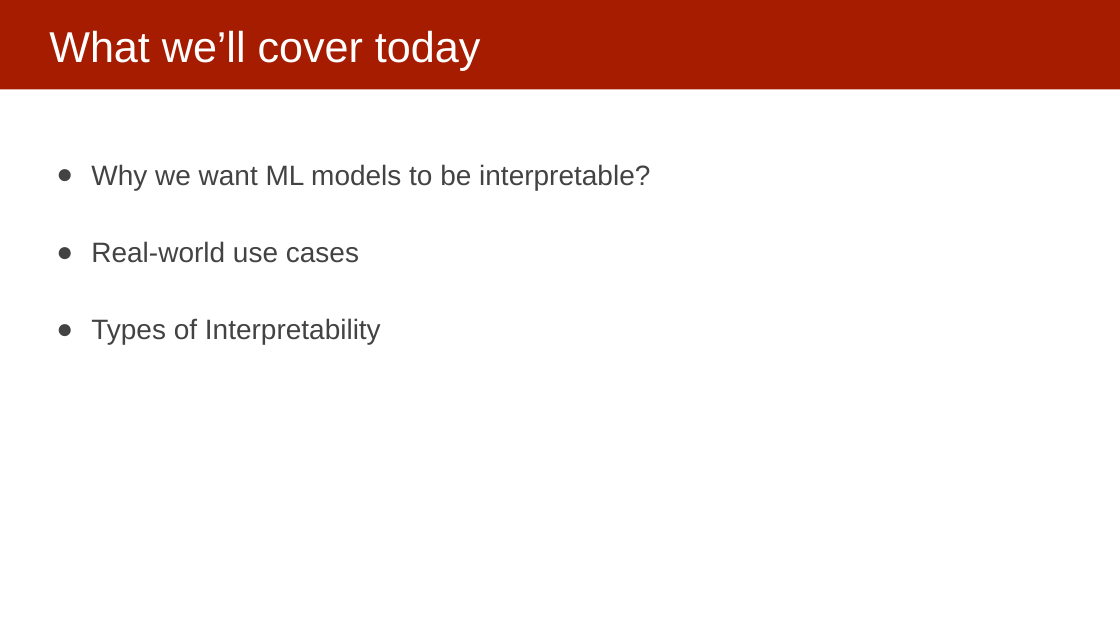
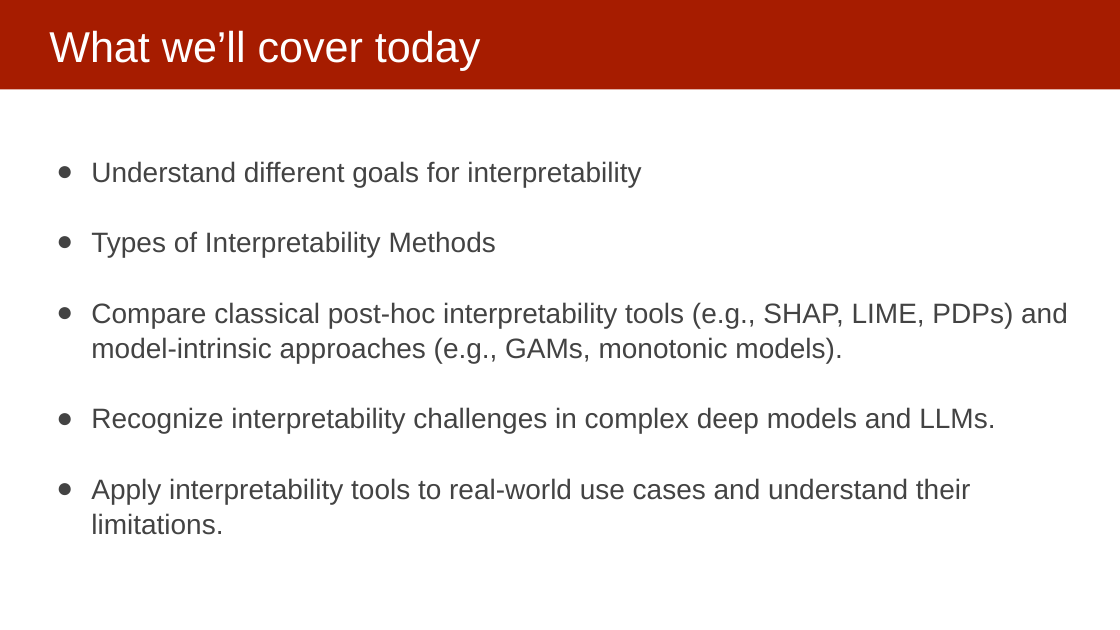
Before and after one commit to dssg/MLinPractice, a slide deck: slide 3 of Lectures/Lecture13-InterpretabilityOverview.pptx. Drawn at 1120x630 pixels with LibreOffice and Linux fonts; fonts in the diff are those of the drawing. Boxes give left, top, right and bottom in pixels: in the first picture for what was removed or moved away, otherwise in the second. Text is boxed around its words. In the diff, an @@ line names an element or a change of style, - is before the commit and + after.

Commit message:
updated

```diff
--- a/Lectures/Lecture13-InterpretabilityOverview.pptx
+++ b/Lectures/Lecture13-InterpretabilityOverview.pptx
@@ text at [91,161,1068,535]: text changed @@
-● Why we want ML models to be interpretable?
-● Real-world use cases
-● Types of Interpretability
+● Understand different goals for interpretability
+● Types of Interpretability Methods
+● Compare classical post-hoc interpretability tools (e.g., SHAP, LIME, PDPs) and model-intrinsic approaches (e.g., GAMs, monotonic models).
+● Recognize interpretability challenges in complex deep models and LLMs.
+● Apply interpretability tools to real-world use cases and understand their limitations.
```
Also in this commit, not shown: 3 other slides changed, 6 slides added.
